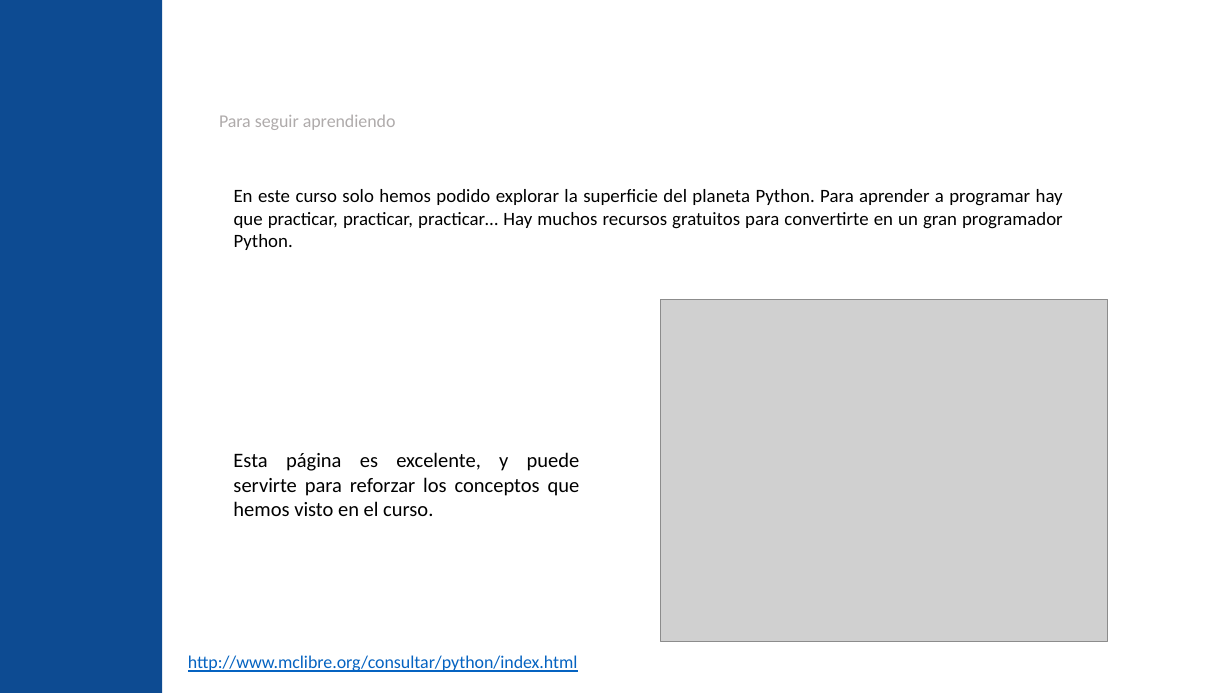
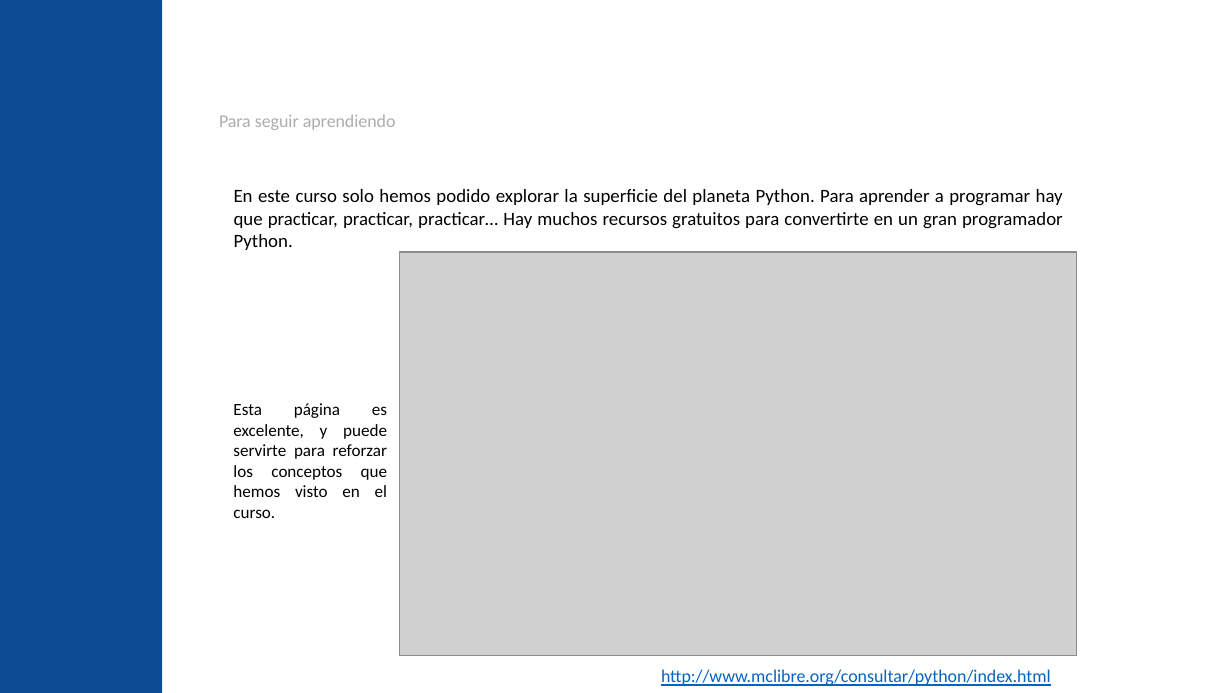
Before and after one commit to jgalgarra/introprogpython, a slide deck: slide 32 of slides/python_elemental_slides.pptx (slide 40 before the commit). Drawn at 1232x693 pixels with LibreOffice and Linux fonts; fonts in the diff are those of the drawing; grey boxes stand for pictures; background and template pictures are left out. Boxes give left, top, right and bottom in pixels: in the first picture for what was removed or moved away, otherwise in the second. Text is boxed around its words. In the diff, an @@ line names an element or a change of style, - is before the commit and + after.

Commit message:
Cambios para hacer el curso con Thonny en lugar de Anaconda

```diff
--- a/slides/python_elemental_slides.pptx
+++ b/slides/python_elemental_slides.pptx
@@ picture: place and size @@
-picture at (660,299,1108,642)
+picture at (399,251,1077,655)
@@ text "Esta página es excelente, y ...": place and size @@
-text "Esta página es excelente, y ..." at (233,452,580,516)
+text "Esta página es excelente, y ..." at (233,403,387,518)
@@ text "Esta página es excelente, y ..." at (233,403,387,518): size 12 to 10 pt @@
@@ text "http://www.mclibre.org/consultar/python/index.html": place and size @@
-text "http://www.mclibre.org/consultar/python/index.html" at (188,655,578,672)
+text "http://www.mclibre.org/consultar/python/index.html" at (661,669,1051,686)
```
Also in this commit, not shown: 17 other slides changed, 4 slides added, 12 slides removed, 1 other file.
